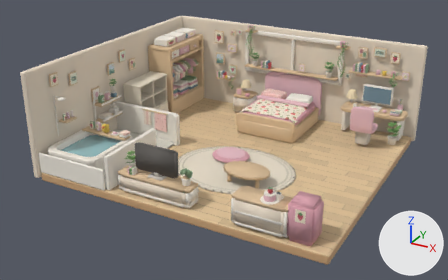
The glTF model web/public/models/room-web.glb as it was, and as the next commit left it.
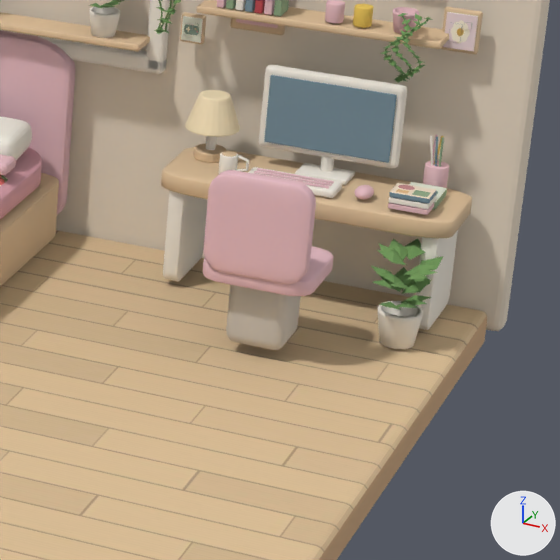
There are two pictures of each version: one whole from a camera (50 mm lens) standing at (8.22, -15.83, 8.27) and looking at (-0.23, -0.47, 0.6), one close up on the part from 68% to 95% of the width and 25% to 68% of the height. Lighting does not change. The marker at lower right points along +X, +Y and +Z. The older version's two pictures come first. Where no turn or scale is listed for an object, it has been applied to the vertices. Vertices at exactly the same position are counted once.

Objects in the first close-up: 'BED_WarmLamp', 'DEN_BathPlantFoliage', 'DESK_CompactMonitor', 'DESK_Notebook', 'PH1_Bath_Rear_Partition', 'PH1_Bed_Frame', 'PH1_Bed_Headboard', 'PH1_Bed_Mattress', 'PH1_Chair_Base', 'PH1_Desk_Side_L', 'PH1_Floor', 'PH1_Wall_Left' and 9 more.
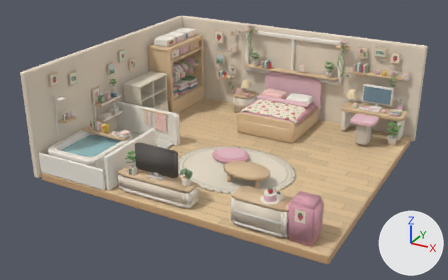
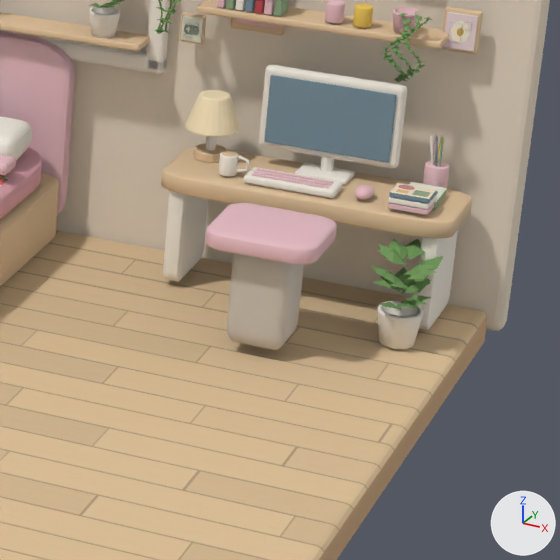
Where the newer file only moved an object's origin or applied its transform, the numbers keep the older frame.

What differs and where, as boxes [x1, y1, x2, y2] in the close-ups (560 x 560 px; the box of a moved part takes in the faces that stretch with it):
'PH1_Bed_Headboard', reshaped: before [0, 30, 333, 296]; after [0, 30, 337, 265]
part 1 of me_ph1_bed_headboard_refined, moved or reshaped: before [203, 246, 333, 296]; after [205, 203, 337, 265]
part 2 of me_ph1_bed_headboard_refined, deleted (pink): before [203, 170, 316, 284]

The edits, one by one:
me_ph1_bed_headboard_refined is used by ob_ph1_bed_headboard; location (1.385, 1.54, 0.8).
me_ph1_bed_headboard_refined had 1650 vertices, 3284 faces and spanned x -2.25..2.25, y -2.4..2.4, z -0.74..0.74.
me_ph1_bed_headboard_refined now has 1354 vertices, 2696 faces and spans x -2.25..2.25, y -2.4..2.4, z -0.74..0.74.
me_ph1_bed_headboard_refined part 1: the loose piece of 296 vertices spanning x 1.47..2.25, y 0.63..1.33, z -0.23..-0.08 is moved by (0.0, 0.0, 0.23).
me_ph1_bed_headboard_refined part 2: the loose piece of 296 vertices spanning x 1.5..2.23, y 0.6..0.72, z -0.13..0.59 is deleted.
